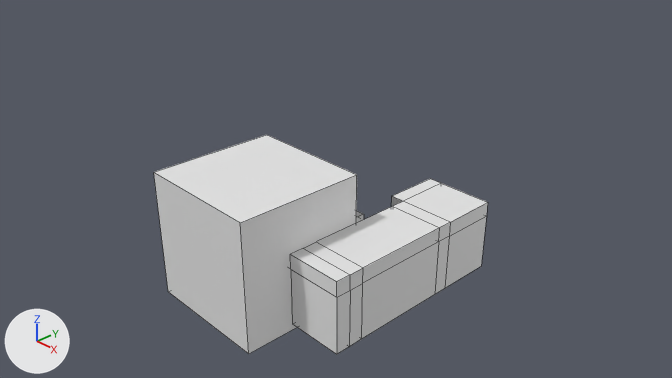
Renders of the Blender file cubix_Packman/Assets/Assets/LevelEditor Assets/MazeParts.blend from each side of a commit.
The view is the same before and after, from the file's camera 'Camera'. The lights are fixed; the arrows at lower left show +X, +Y and +Z. Mesh edges are drawn as thin lines.

The first picture shows 'BUTTON01', 'MazeCube', 'PART03', 'PART04', 'PART05'.
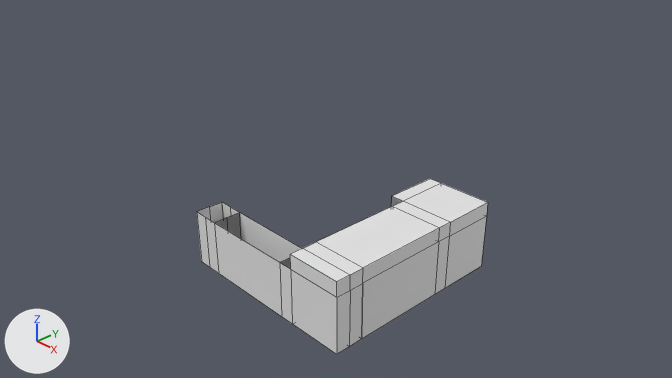
Where the change shows, as pixel boxes [x1, y1, x2, y2] in the pictures (672 x 378 px):
'MazeCube', hidden: before [154, 135, 357, 354]
'BUTTON01', hidden: before [356, 211, 364, 223]
'PART01', unchanged, uncovered by the edit: after [214, 213, 302, 316]
'PART02', unchanged, uncovered by the edit: after [197, 202, 241, 273]

Edits to the bpy script that builds the scene:
```text
Change ob_mazecube:
    add ob_mazecube.hide_viewport = True
Change ob_button01:
    add ob_button01.hide_viewport = True
```
